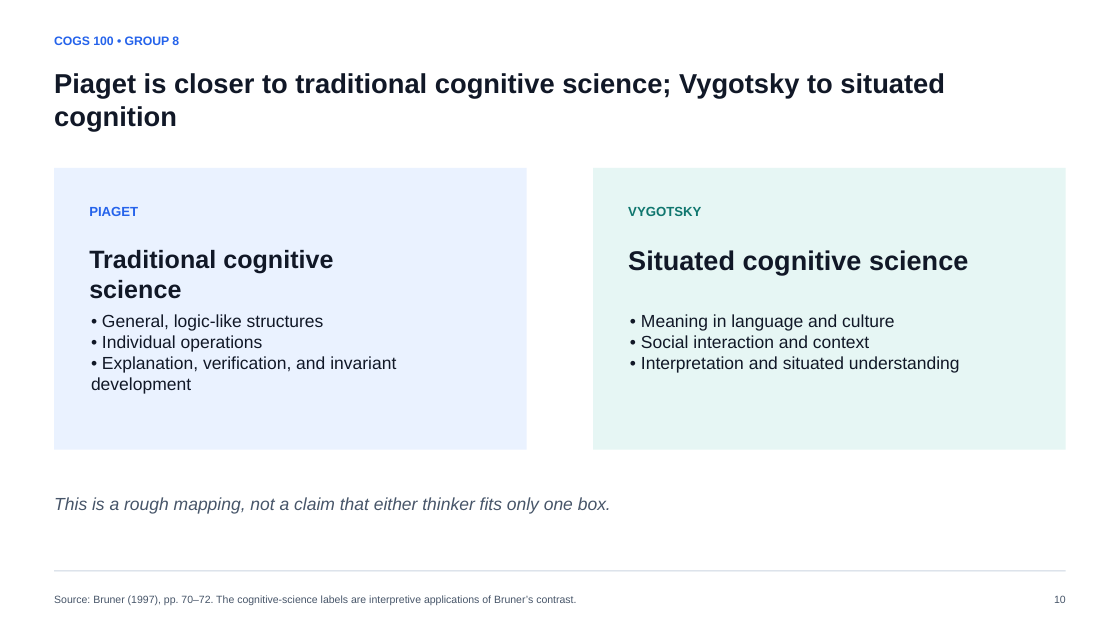
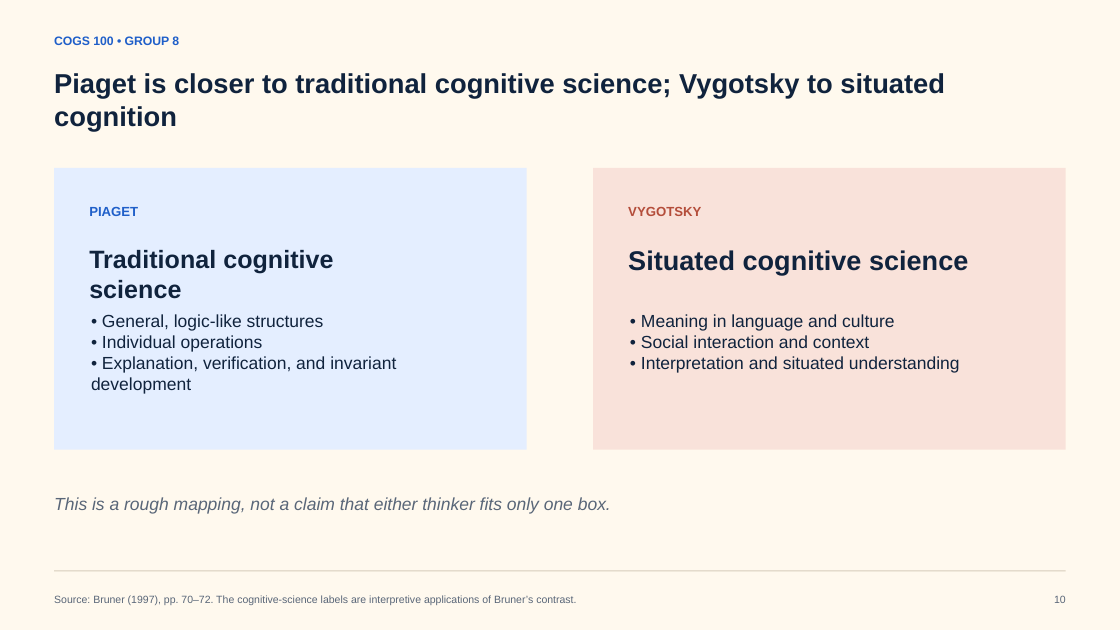
Before and after one commit to j-a-v-e-n/knowledge-vault, a slide deck: slide 10 of outputs/COGS100_Group8_Piaget_Vygotsky.pptx. Drawn at 1120x630 pixels with LibreOffice and Linux fonts; fonts in the diff are those of the drawing. Boxes give left, top, right and bottom in pixels: in the first picture for what was removed or moved away, otherwise in the second. Text is boxed around its words. In the diff, an @@ line names an element or a change of style, - is before the commit and + after.

```diff
--- a/outputs/COGS100_Group8_Piaget_Vygotsky.pptx
+++ b/outputs/COGS100_Group8_Piaget_Vygotsky.pptx
@@ background #FFFFFF to #FFF9EE @@
@@ text "COGS 100 • GROUP 8" at [54,36,179,45]: text colour #2563EB to #1F5FC9 @@
@@ rectangle at [55,168,527,450]: fill #EAF2FF to #E4EEFF @@
@@ rectangle at [593,168,1065,450]: fill #E6F6F4 to #F9E2DA @@
@@ text "PIAGET" at [89,207,138,216]: text colour #2563EB to #1F5FC9 @@
@@ text "VYGOTSKY" at [628,207,701,216]: text colour #0F766E to #B44D3A @@
@@ text colour #111827 to #10233D in 5 elements at [54,73,945,131], [89,250,333,299], [91,314,396,394], [628,250,968,275], [641,314,960,373] @@
@@ rectangle at [55,571,1066,571]: fill #CBD5E1 to #D7CCBA @@
@@ text colour #475569 to #596678 in 3 elements at [54,497,611,514], [54,595,576,605], [1054,595,1066,603] @@
```
Also in this commit, not shown: 11 other slides changed, 19 other files.
